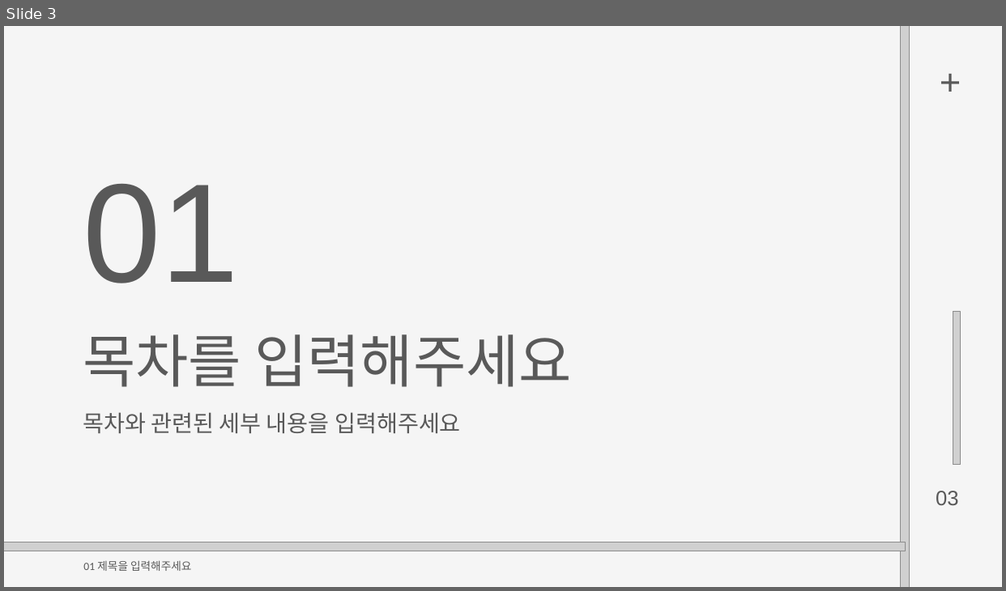
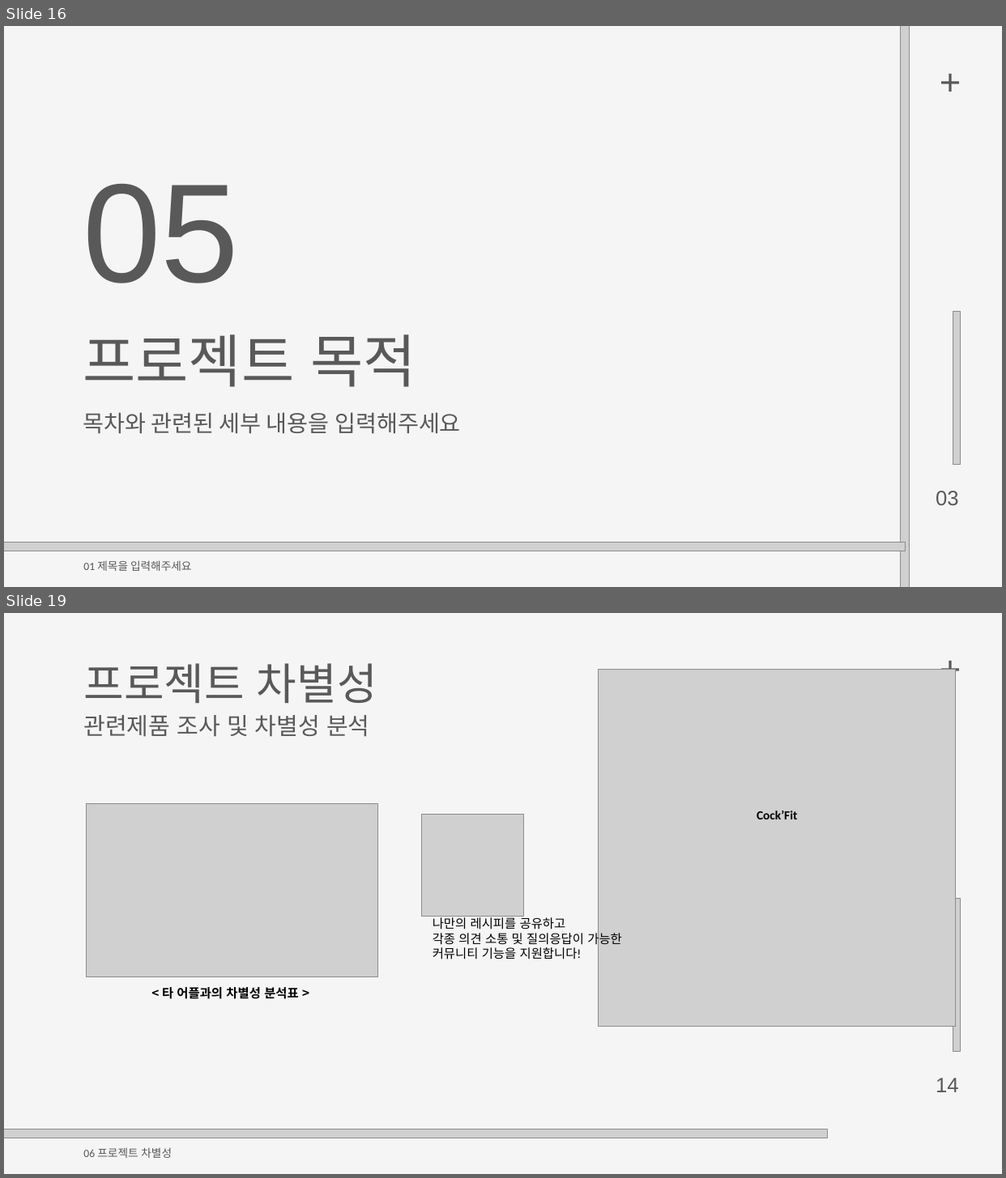
Before and after one commit to byungmeo/CockFit, a slide deck: Documents/팀프로젝트1_7조(방구석낭만)_제안서발표자료.pptx. Shown one above the other, each under a label of ours: slide 3 before the commit, slides 16 and 19 after it; the slides between them are not shown. The pictures are 1006x591 and 1006x1178 pixels, drawn with LibreOffice and Linux fonts; fonts in the diff are those of the drawing; grey boxes stand for pictures. Boxes give left, top, right and bottom in pixels: in the first picture for what was removed or moved away, otherwise in the second. Text is boxed around its words. In the diff, an @@ line names an element or a change of style, - is before the commit and + after.

```diff
--- a/Documents/팀프로젝트1_7조(방구석낭만)_제안서발표자료.pptx
+++ b/Documents/팀프로젝트1_7조(방구석낭만)_제안서발표자료.pptx
@@ slide 19 added at box(4, 613, 1002, 1174), background #F5F5F5 @@
@@ text added at box(930, 643, 970, 711), 53 pt, text #595959 @@
++
@@ text added at box(83, 663, 377, 703), 63 pt, text #595959 @@
+프로젝트 차별성
@@ picture added at box(599, 669, 956, 1027) @@
@@ text added at box(83, 715, 369, 737), 34 pt, text #595959 @@
+관련제품 조사 및 차별성 분석
@@ picture added at box(87, 803, 377, 977) @@
@@ picture added at box(422, 814, 523, 916) @@
@@ text added at box(756, 811, 797, 820), 18 pt, text #000000, bold @@
+Cock’Fit
@@ picture added at box(953, 898, 960, 1051) @@
@@ text added at box(432, 916, 622, 960), 18 pt, text #000000 @@
+나만의 레시피를 공유하고
+각종 의견 소통 및 질의응답이 가능한
+커뮤니티 기능을 지원합니다!
@@ text added at box(162, 987, 299, 999), 18 pt, text #000000, bold @@
+< 타 어플과의 차별성 분석표 >
@@ text added at box(936, 1078, 959, 1093), 30 pt, text #595959 @@
+14
@@ picture added at box(4, 1130, 827, 1139) @@
@@ text added at box(83, 1148, 172, 1158), 16 pt, text #595959 @@
+06 프로젝트 차별성
@@ what was slide 3 is now slide 16 @@
@@ slide 16 changed as well @@
@@ text at box(83, 184, 239, 284): text changed @@
-01
+05
@@ text at box(83, 335, 416, 387): text changed @@
-목차를 입력해주세요
+프로젝트 목적
```
Also in this commit, not shown: 3 other slides changed, 28 other slides added, 9 slides removed, 3 other files.
